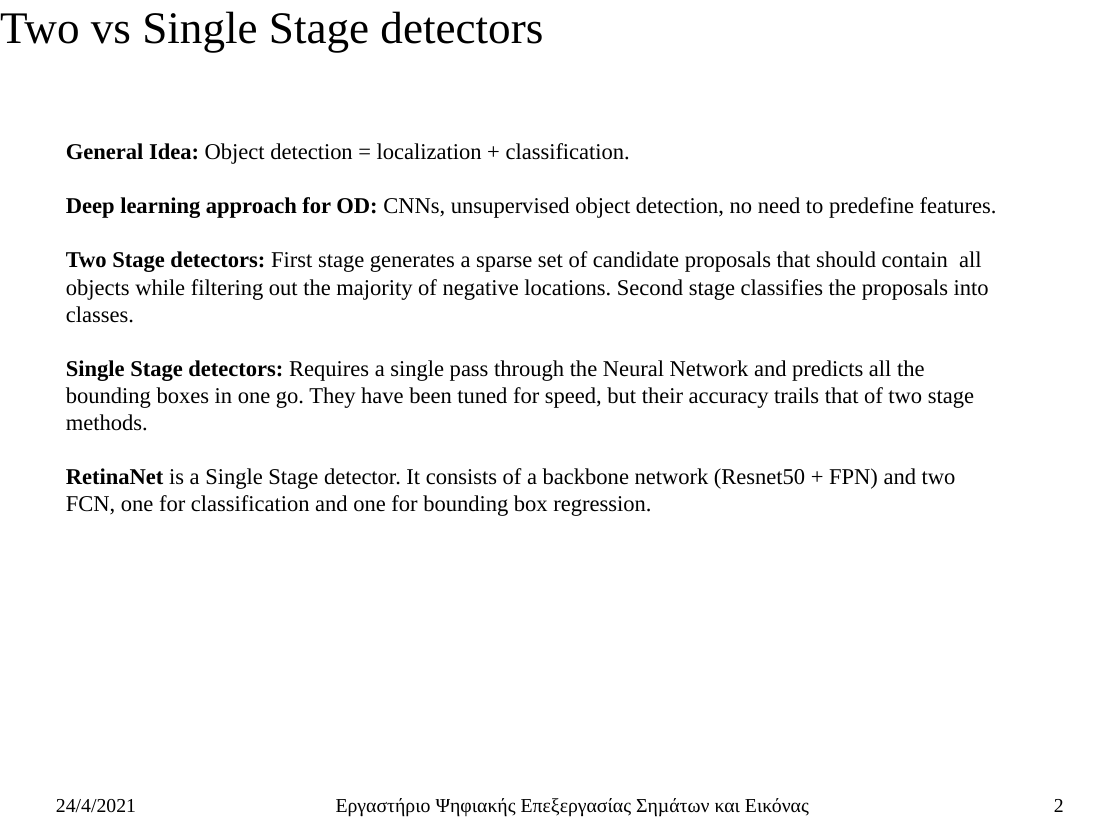
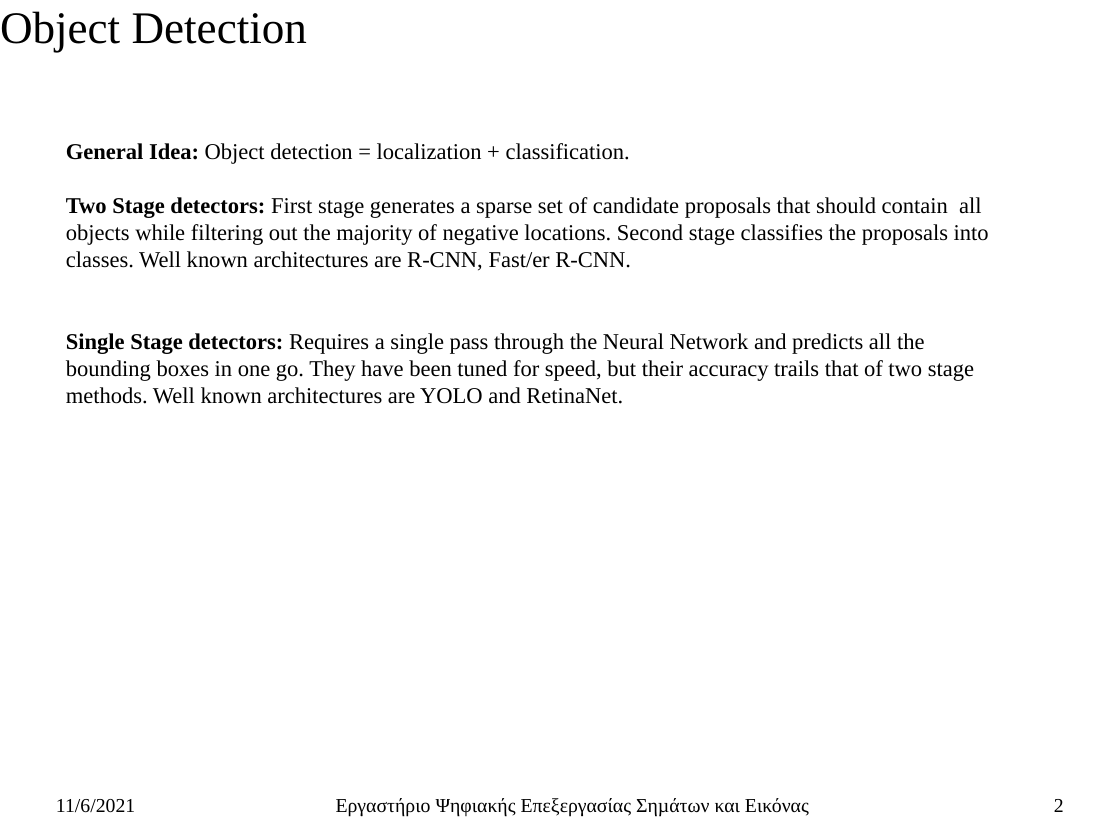
Before and after one commit to ChristosTrimas/ai-detection-systems, a slide deck: slide 2 of thesis/thesis_so_far_presentation_v_0_2.pptx. Drawn at 1120x840 pixels with LibreOffice and Linux fonts; fonts in the diff are those of the drawing. Boxes give left, top, right and bottom in pixels: in the first picture for what was removed or moved away, otherwise in the second. Text is boxed around its words. In the diff, an @@ line names an element or a change of style, - is before the commit and + after.

```diff
--- a/thesis/thesis_so_far_presentation_v_0_2.pptx
+++ b/thesis/thesis_so_far_presentation_v_0_2.pptx
@@ subtitle at bbox=[0, 11, 307, 52]: text changed @@
-Two vs Single Stage detectors
+Object Detection
@@ text at bbox=[66, 197, 989, 404]: text changed @@
-Deep learning approach for OD: CNNs, unsupervised object detection, no need to predefine features.
-Two Stage detectors: First stage generates a sparse set of candidate proposals that should contain all objects while filtering out the majority of negative locations. Second stage classifies the proposals into classes.
-Single Stage detectors: Requires a single pass through the Neural Network and predicts all the bounding boxes in one go. They have been tuned for speed, but their accuracy trails that of two stage methods.
-RetinaNet is a Single Stage detector. It consists of a backbone network (Resnet50 + FPN) and two FCN, one for classification and one for bounding box regression.
+Two Stage detectors: First stage generates a sparse set of candidate proposals that should contain all objects while filtering out the majority of negative locations. Second stage classifies the proposals into classes. Well known architectures are R-CNN, Fast/er R-CNN.
+Single Stage detectors: Requires a single pass through the Neural Network and predicts all the bounding boxes in one go. They have been tuned for speed, but their accuracy trails that of two stage methods. Well known architectures are YOLO and RetinaNet.
@@ text at bbox=[56, 799, 135, 813]: text changed @@
-24/4/2021
+11/6/2021
```
Also in this commit, not shown: 13 other slides changed, 14 slides added, 1 slide removed, 2 other files.
